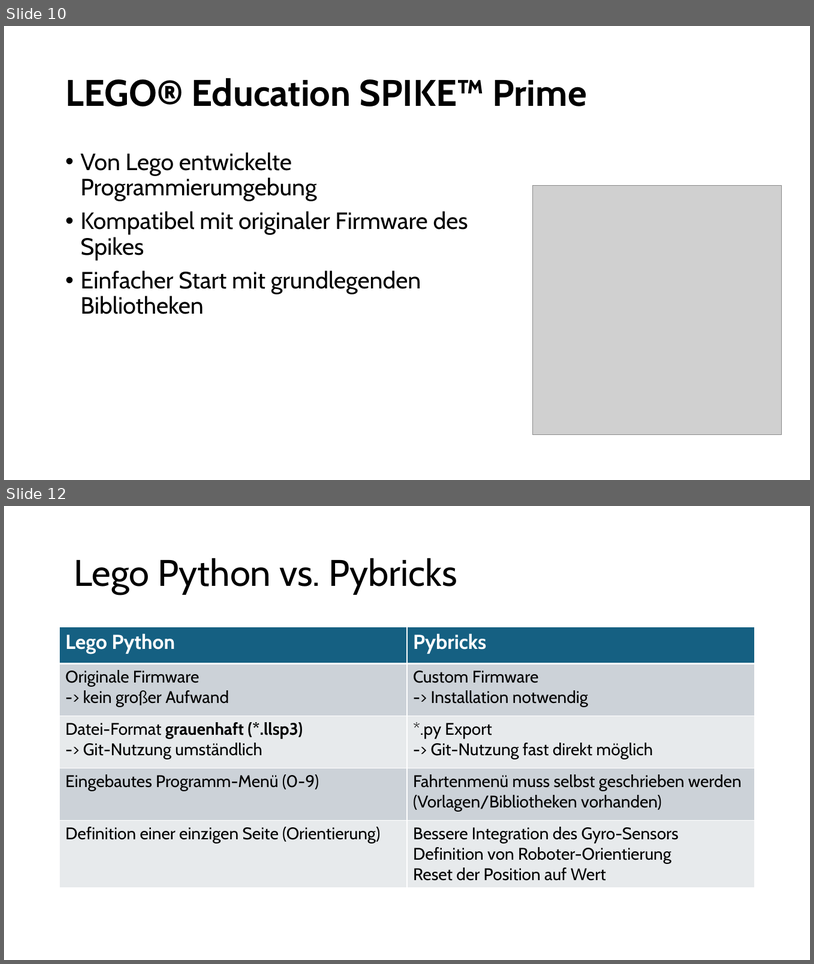
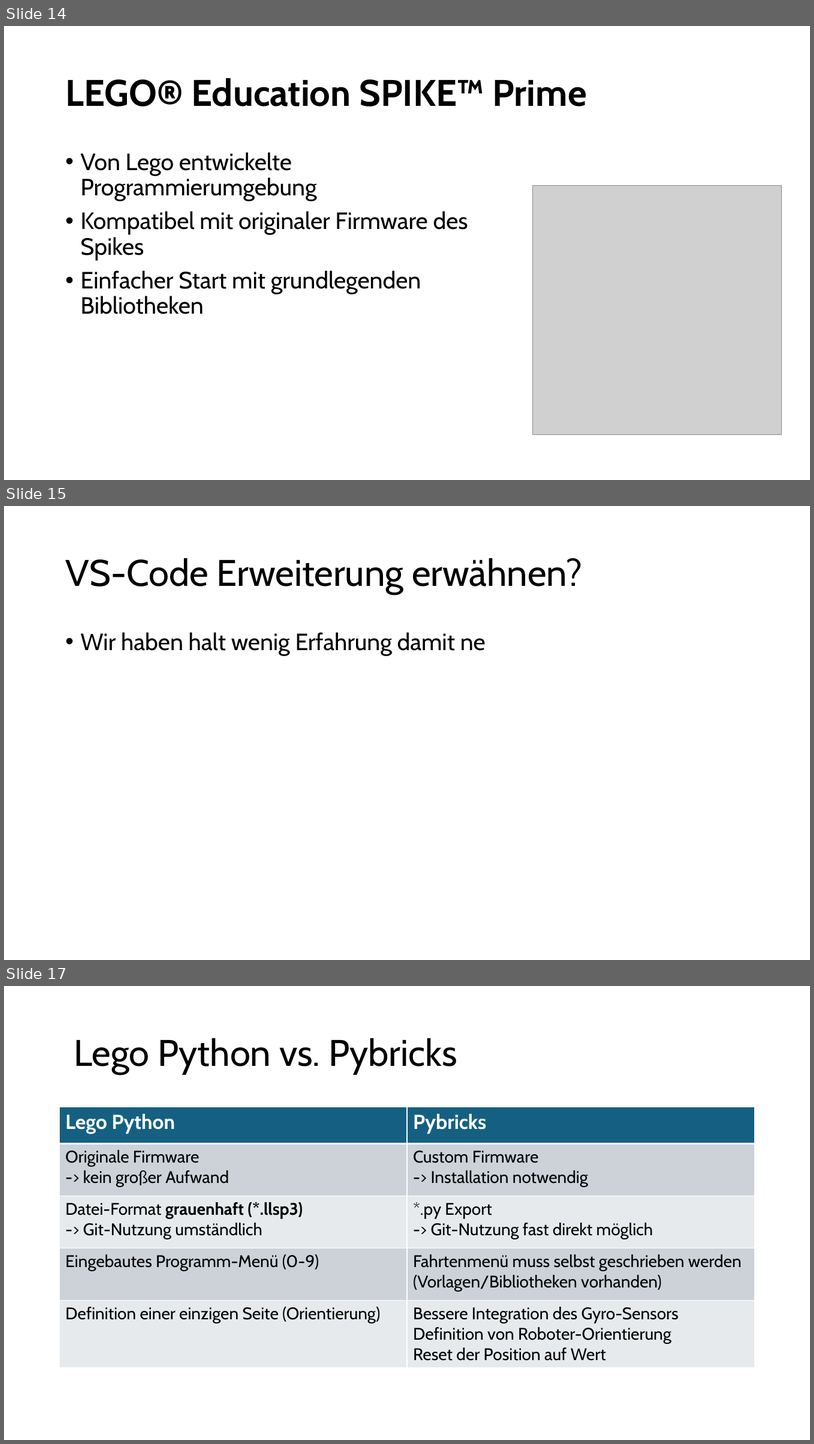
Before and after one commit to Mac-Lego-RMS/HoT_Meetup_2024, a slide deck: HoT-Meetup_2024_Pybricks.pptx. Shown one above the other, each under a label of ours: slides 10 and 12 before the commit, slides 14, 15 and 17 after it; the slides between them are not shown. The pictures are 814x964 and 814x1444 pixels, drawn with LibreOffice and Linux fonts; fonts in the diff are those of the drawing; grey boxes stand for pictures. Boxes give left, top, right and bottom in pixels: in the first picture for what was removed or moved away, otherwise in the second. Text is boxed around its words. In the diff, an @@ line names an element or a change of style, - is before the commit and + after.

```diff
--- a/HoT-Meetup_2024_Pybricks.pptx
+++ b/HoT-Meetup_2024_Pybricks.pptx
@@ slide 15 added at box(4, 506, 810, 960), background #FFFFFF @@
@@ title added at box(65, 558, 582, 594), 44 pt, text #000000 @@
+VS-Code Erweiterung erwähnen?
@@ text added at box(81, 632, 486, 655), 28 pt, text #000000 @@
+• Wir haben halt wenig Erfahrung damit ne
@@ what was slide 10 is now slide 14 @@
@@ what was slide 12 is now slide 17 @@
```
Also in this commit, not shown: 3 slides changed, 15 other slides added.
